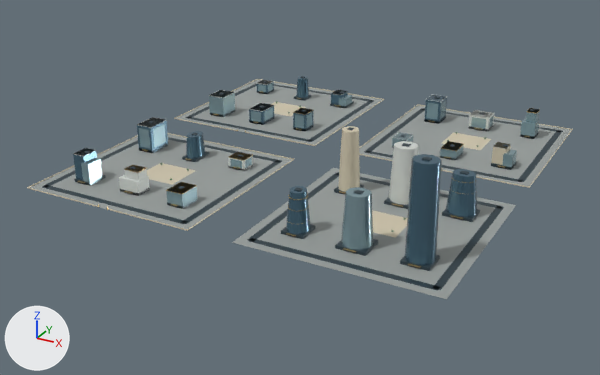
One commit to the glTF model web/public/assets/3d/ampliworld/GC-CITY-2030/GC-TILE-06-08.glb: the scene before it, then after it.
Rendered twice from a camera (50 mm lens) standing at (-3333.0, 5694.0, 578.0) and looking at (-4014.0, 6932.0, -41.0). Every picture has the same lights, and +X, +Y and +Z are marked at lower left. The picture after the commit comes second. Where no turn or scale is listed for an object, it has been applied to the vertices. Vertices at exactly the same position are counted once.

The older version as bpy lines, for what is in view:
```python
ob_gc_tile_06_08_blue = bpy.data.objects.new('GC-TILE-06-08-blue', me_mesh_6)
ob_gc_tile_06_08_blue.location = (0.0, 0.0, 0.0)
ob_gc_tile_06_08_dark = bpy.data.objects.new('GC-TILE-06-08-dark', me_mesh_1)
ob_gc_tile_06_08_dark.location = (0.0, 0.0, 0.0)
ob_gc_tile_06_08_glass = bpy.data.objects.new('GC-TILE-06-08-glass', me_mesh_8)
ob_gc_tile_06_08_glass.location = (0.0, 0.0, 0.0)
ob_gc_tile_06_08_gold = bpy.data.objects.new('GC-TILE-06-08-gold', me_mesh_5)
ob_gc_tile_06_08_gold.location = (0.0, 0.0, 0.0)
ob_gc_tile_06_08_ivory = bpy.data.objects.new('GC-TILE-06-08-ivory', me_mesh_2)
ob_gc_tile_06_08_ivory.location = (0.0, 0.0, 0.0)
ob_gc_tile_06_08_paving = bpy.data.objects.new('GC-TILE-06-08-paving', me_mesh_0)
ob_gc_tile_06_08_paving.location = (0.0, 0.0, 0.0)
ob_gc_tile_06_08_white = bpy.data.objects.new('GC-TILE-06-08-white', me_mesh_7)
ob_gc_tile_06_08_white.location = (0.0, 0.0, 0.0)
```
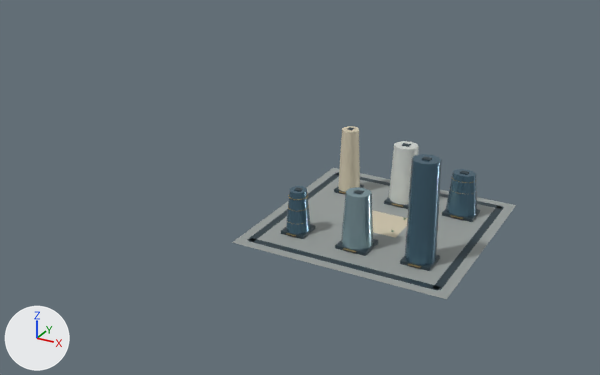
Changed parts and their boxes [x1, y1, x2, y2] in the pictures (600 x 375 px):
'GC-TILE-06-08-paving', reshaped (47% narrower, 40% shorter)
    before: [30, 80, 571, 299]
    after: [232, 168, 516, 299]
'GC-TILE-06-08-blue', reshaped (53% narrower, 41% shorter)
    before: [73, 76, 477, 265]
    after: [286, 154, 477, 265]
'GC-TILE-06-08-dark', reshaped (51% narrower, 24% shorter)
    before: [42, 76, 563, 291]
    after: [247, 127, 504, 291]
'GC-TILE-06-08-glass', reshaped (93% narrower, 62% shorter)
    before: [81, 83, 540, 250]
    after: [341, 187, 373, 250]
'GC-TILE-06-08-ivory', reshaped (87% narrower, 29% shorter)
    before: [27, 79, 573, 238]
    after: [338, 126, 407, 238]
'GC-TILE-06-08-white', reshaped (93% narrower, 48% shorter)
    before: [73, 80, 510, 205]
    after: [389, 141, 419, 205]
'GC-TILE-06-08-gold', reshaped
    before: [77, 91, 540, 268]
    after: [287, 177, 474, 268]
part 1 of me_mesh_0, deleted
    before: [177, 80, 382, 145]
part 2 of me_mesh_0, deleted
    before: [359, 105, 571, 186]
part 3 of me_mesh_0, deleted
    before: [30, 134, 293, 229]
part 4 of me_mesh_1, deleted
    before: [42, 76, 563, 224]
part 5 of me_mesh_2, deleted
    before: [27, 79, 573, 231]
part 6 of me_mesh_5, deleted
    before: [77, 91, 540, 210]
part 7 of me_mesh_7, deleted
    before: [73, 80, 510, 196]
part 8 of me_mesh_6, deleted
    before: [73, 76, 447, 180]
part 9 of me_mesh_8, deleted
    before: [81, 83, 540, 209]

The change in detail:
me_mesh_0 is used by ob_gc_tile_06_08_paving; location (0.0, 0.0, 0.0).
me_mesh_0 had 32 vertices, 48 faces and spanned x -4379.0..-3621.0, y 6621.0..7379.0, z 0.0.
me_mesh_0 now has 8 vertices, 12 faces and spans x -3959.0..-3621.0, y 6621.0..6959.0, z 0.0.
me_mesh_0 part 1: the loose piece of 8 vertices spanning x -4379.0..-4041.0, y 7041.0..7379.0, z 0.0 is deleted.
me_mesh_0 part 2: the loose piece of 8 vertices spanning x -3959.0..-3621.0, y 7041.0..7379.0, z 0.0 is deleted.
me_mesh_0 part 3: the loose piece of 8 vertices spanning x -4379.0..-4041.0, y 6621.0..6959.0, z 0.0 is deleted.
me_mesh_1 is used by ob_gc_tile_06_08_dark; location (0.0, 0.0, 0.0).
me_mesh_1 had 512 vertices, 768 faces and spanned x -4364.0..-3636.0, y 6636.0..7364.0, z 0.0..160.0.
me_mesh_1 now has 128 vertices, 192 faces and spans x -3944.0..-3636.0, y 6636.0..6944.0, z 0.0..160.0.
me_mesh_1 part 4: 48 loose pieces with 384 vertices, spanning x -4364.0..-3636.0, y 6636.0..7364.0, z 0.0..54.0, are deleted.
me_mesh_2 is used by ob_gc_tile_06_08_ivory; location (0.0, 0.0, 0.0).
me_mesh_2 had 182 vertices, 280 faces and spanned x -4380.0..-3620.0, y 6620.0..7380.0, z 0.0..111.0.
me_mesh_2 now has 30 vertices, 52 faces and spans x -3907.0..-3750.0, y 6754.0..6903.0, z 0.0..111.0.
me_mesh_2 part 5: 19 loose pieces with 152 vertices, spanning x -4380.0..-3620.0, y 6620.0..7380.0, z 0.0..38.0, are deleted.
me_mesh_5 is used by ob_gc_tile_06_08_gold; location (0.0, 0.0, 0.0).
me_mesh_5 had 816 vertices, 1392 faces and spanned x -4318.0..-3668.0, y 6620.0..7317.0, z 0.0..136.0.
me_mesh_5 now has 444 vertices, 792 faces and spans x -3907.0..-3668.0, y 6675.0..6904.0, z 4.0..136.0.
me_mesh_5 part 6: 36 loose pieces with 372 vertices, spanning x -4318.0..-3677.0, y 6620.0..7317.0, z 0.0..53.0, are deleted.
me_mesh_6 is used by ob_gc_tile_06_08_blue; location (0.0, 0.0, 0.0).
me_mesh_6 had 166 vertices, 284 faces and spanned x -4328.0..-3666.0, y 6681.0..7322.0, z 0.0..158.0.
me_mesh_6 now has 66 vertices, 120 faces and spans x -3908.0..-3666.0, y 6681.0..6902.0, z 5.0..158.0.
me_mesh_6 part 8: 9 loose pieces with 100 vertices, spanning x -4328.0..-3874.0, y 6686.0..7322.0, z 0.0..53.0, are deleted.
me_mesh_7 is used by ob_gc_tile_06_08_white; location (0.0, 0.0, 0.0).
me_mesh_7 had 134 vertices, 208 faces and spanned x -4329.0..-3684.0, y 6686.0..7322.0, z 0.0..100.0.
me_mesh_7 now has 22 vertices, 40 faces and spans x -3813.0..-3767.0, y 6859.0..6905.0, z 5.0..100.0.
me_mesh_7 part 7: 14 loose pieces with 112 vertices, spanning x -4329.0..-3684.0, y 6686.0..7322.0, z 0.0..53.0, are deleted.
me_mesh_8 is used by ob_gc_tile_06_08_glass; location (0.0, 0.0, 0.0).
me_mesh_8 had 446 vertices, 676 faces and spanned x -4328.0..-3671.0, y 6679.0..7322.0, z 0.0..87.0.
me_mesh_8 now has 22 vertices, 40 faces and spans x -3813.0..-3767.0, y 6679.0..6725.0, z 5.0..87.0.
me_mesh_8 part 9: 53 loose pieces with 424 vertices, spanning x -4328.0..-3671.0, y 6682.0..7322.0, z 0.0..53.0, are deleted.
